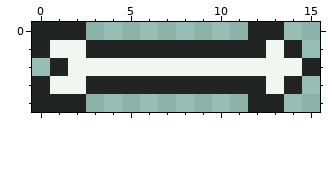
One commit to this pixel-art file: raw/graphics/effects/arrow.aseprite. This is how it looked before the edit.
16x5 pixels, 1 frame.
After the commit:
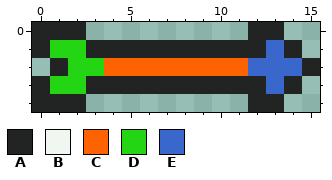
Palette (. is transparent): A #222323  B #f0f6f0  C #ff6200  D #23d513  E #3a67cc
Changes in this commit:
Colour C replaces colour B in row 2 at x 4 to 11.
Colour D replaces colour B in row 1 at x 1 to 2; in row 2 at x 2 to 3; in row 3 at x 1 to 2.
Colour E replaces colour B in row 1 at x 13; in row 2 at x 12 to 14; in row 3 at x 13.
Changed places in both pictures, as pixel boxes (x1, y1, x2, y2):
changed: (50, 40, 302, 94)
